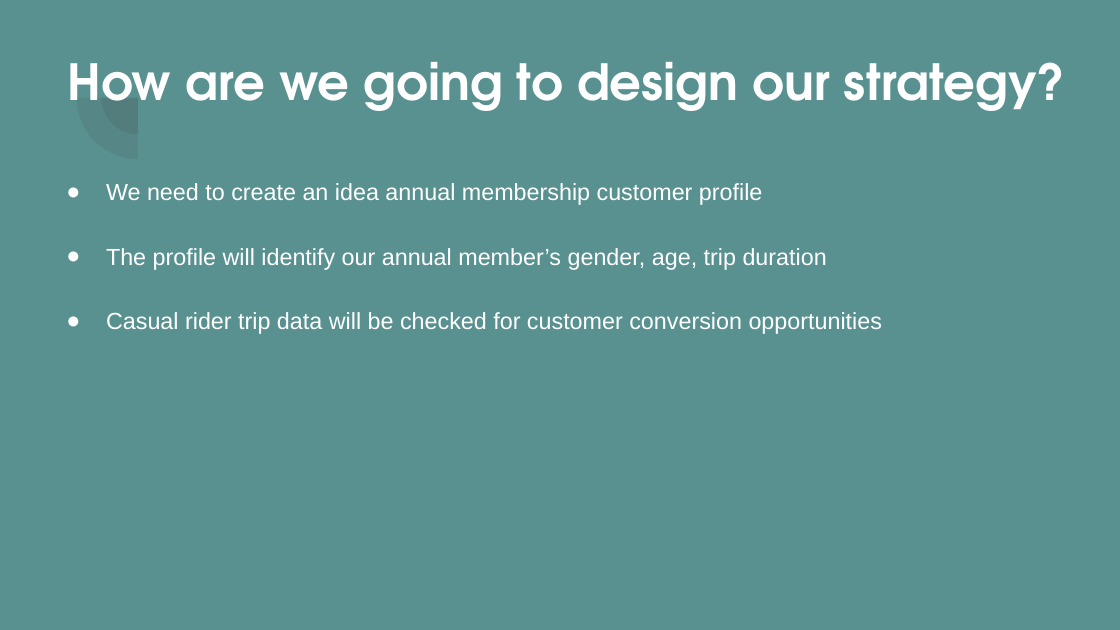
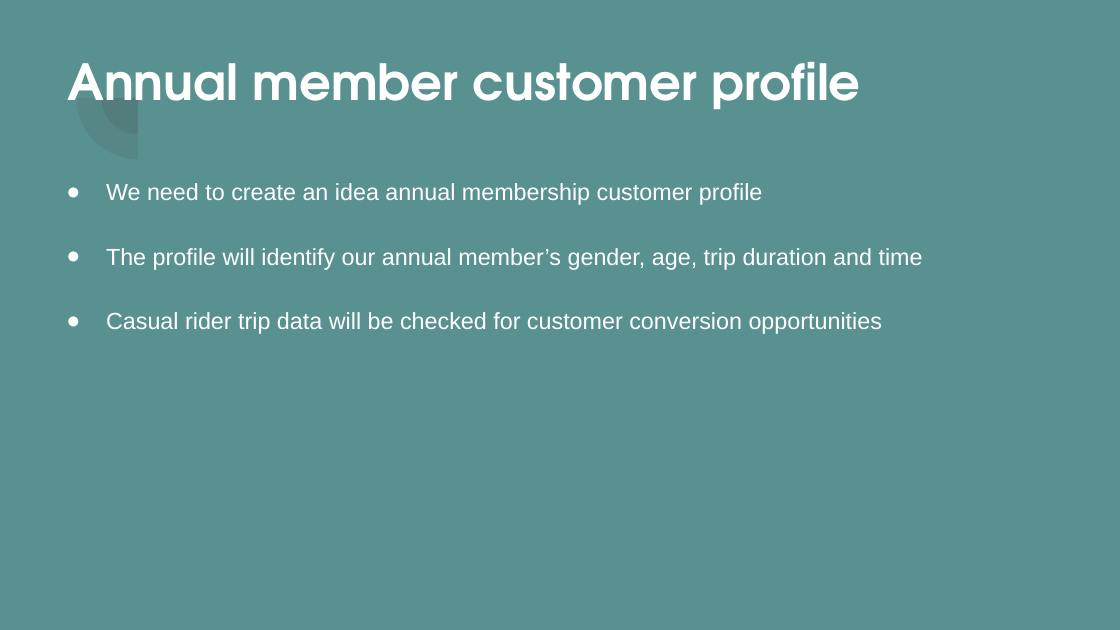
Before and after one commit to DSosinski/CyclisticAnalysis, a slide deck: slide 4 of Docs/Cyclistic Marketing Strategy 2020 - 2021.pptx. Drawn at 1120x630 pixels with LibreOffice and Linux fonts; fonts in the diff are those of the drawing. Boxes give left, top, right and bottom in pixels: in the first picture for what was removed or moved away, otherwise in the second. Text is boxed around its words. In the diff, an @@ line names an element or a change of style, - is before the commit and + after.

```diff
--- a/Docs/Cyclistic Marketing Strategy 2020 - 2021.pptx
+++ b/Docs/Cyclistic Marketing Strategy 2020 - 2021.pptx
@@ title at (67,62,860,109): text changed @@
-How are we going to design our strategy?
+Annual member customer profile
@@ text at (106,248,923,270): text changed @@
-● The profile will identify our annual member’s gender, age, trip duration
+● The profile will identify our annual member’s gender, age, trip duration and time
```
Also in this commit, not shown: 9 other slides changed, 1 slide added, 2 other files.
